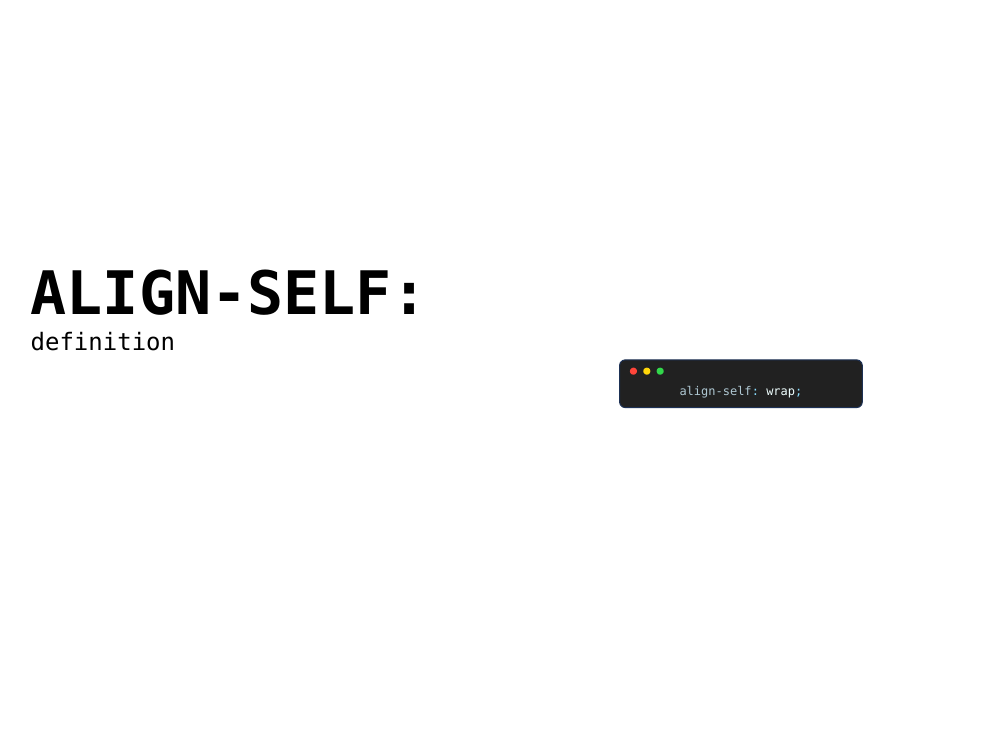
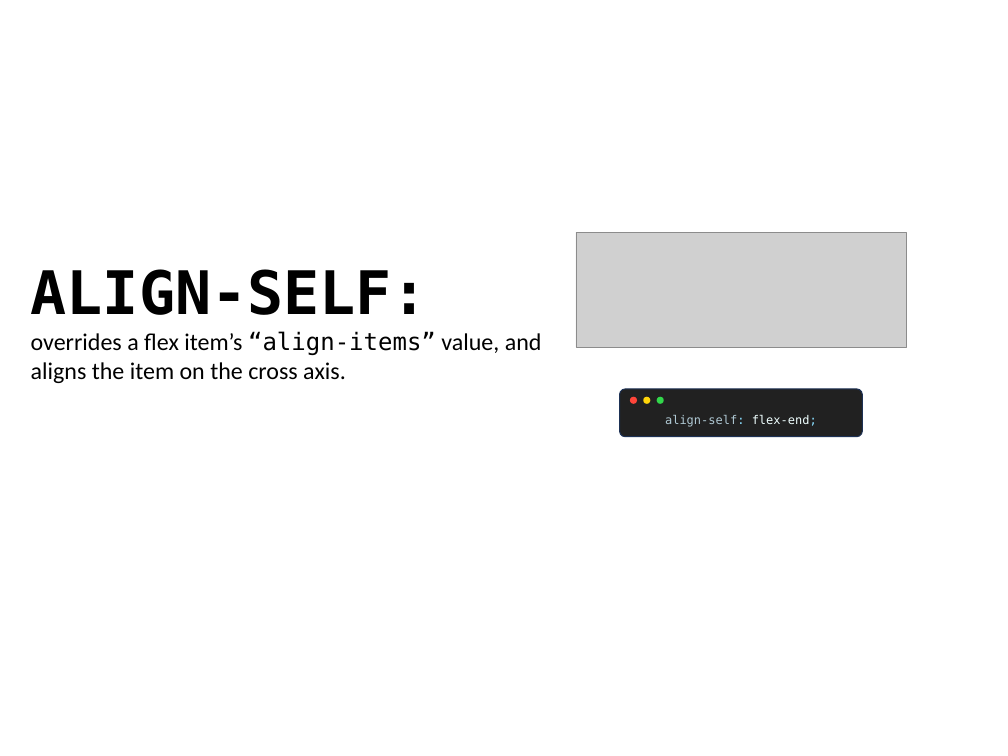
Before and after one commit to one0rb/one0rb, a slide deck: slide 9 of cheat-sheets/code-window.pptx. Drawn at 1008x756 pixels with LibreOffice and Linux fonts; fonts in the diff are those of the drawing; grey boxes stand for pictures. Boxes give left, top, right and bottom in pixels: in the first picture for what was removed or moved away, otherwise in the second. Text is boxed around its words. In the diff, an @@ line names an element or a change of style, - is before the commit and + after.

```diff
--- a/cheat-sheets/code-window.pptx
+++ b/cheat-sheets/code-window.pptx
@@ picture added at bbox=[576, 232, 906, 347] @@
@@ text at bbox=[31, 331, 542, 383]: text changed; font DejaVu Sans Mono to Calibri @@
-definition
+overrides a flex item’s “align-items” value, and aligns the item on the cross axis.
@@ 3 ellipses, 1 rounded rectangle: place and size @@
-3 ellipses, 1 rounded rectangle at bbox=[619, 360, 862, 408]
+3 ellipses, 1 rounded rectangle at bbox=[619, 389, 862, 436]
@@ text at bbox=[665, 414, 817, 427]: text changed @@
-align-self: wrap;
+align-self: flex-end;
```
Also in this commit, not shown: 5 other slides changed, 3 other files.
